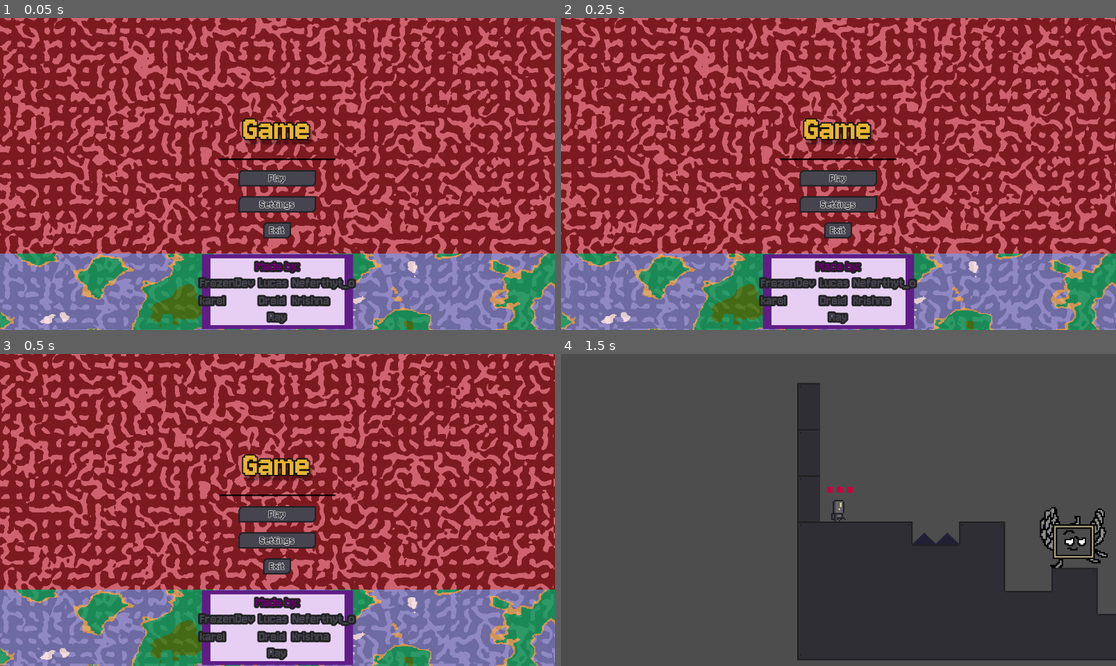
Above: before the commit, frames 1-4 (two rows, left to right).
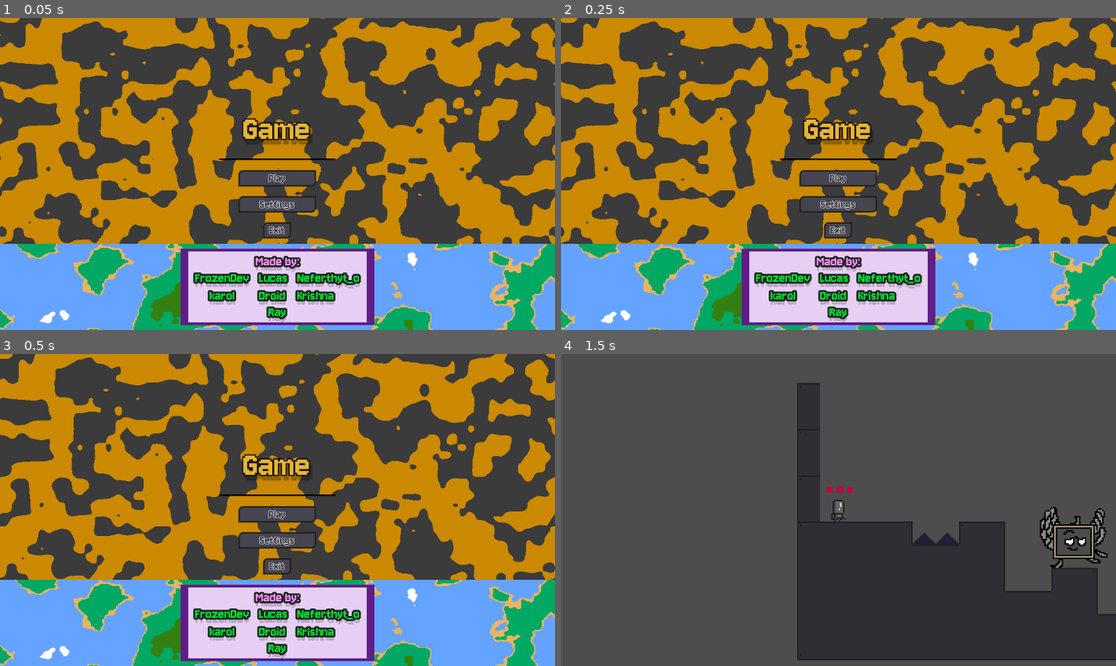
Above: after the commit, the same moments.

Repository: Dev-Karol1111/GMTK-2025
Game: Godot game, scene res://ui/menu/main_menu.tscn
Two runs of this game, one before a commit and one after it. Both use one fixed random seed, a clock stepped at 60 frames per second and the inputs below. The engine's default icon, where the game draws it, is replaced by a stand-in: a white triangle on a blue panel in a dark square.
Inputs (mouse positions are in pixels of both pictures, inside the frame that each line leads up to):
- Up to frame 1 (0.05 s): no input
- Up to frame 2 (0.25 s): no input
- Up to frame 3 (0.5 s): no input
- Up to frame 4 (1.5 s): click "Play" at 0.5 s; tap Enter at 1.25 s; move the mouse to (960, 494) at 1.27 s; hold D (move_right) from 1.28 s (still down); tap Shift (dash) at 1.35 s

The runs differ from the first frame. In frame 1, 95% of the frame differs, in the area x 0-100%, y 0-100%; in frame 2, 95%; in frame 3, 95%; in frame 4, nothing differs.

Commit message:
menu fix wip

Diff:
--- a/ui/game_over.tscn
+++ b/ui/game_over.tscn
@@ -2,30 +2,27 @@
 
 [ext_resource type="Script" uid="uid://c7xmyggjaqljf" path="res://Scripts/game_over.gd" id="1_oo8kp"]
 
-[sub_resource type="Gradient" id="Gradient_u0541"]
+[sub_resource type="Gradient" id="Gradient_oo8kp"]
 interpolation_mode = 1
-offsets = PackedFloat32Array(0, 0.487654)
-colors = PackedColorArray(0.490715, 0.1024, 0.127591, 1, 0.809386, 0.391672, 0.438593, 1)
+offsets = PackedFloat32Array(0, 0.485714)
+colors = PackedColorArray(0.235294, 0.235294, 0.235294, 1, 0.793365, 0.540502, 1.54018e-06, 1)
 
-[sub_resource type="FastNoiseLite" id="FastNoiseLite_oo8kp"]
-noise_type = 3
+[sub_resource type="FastNoiseLite" id="FastNoiseLite_5eixk"]
+noise_type = 5
 seed = 1
-frequency = 0.0366
-offset = Vector3(-233.33, 0, 0)
-fractal_type = 2
-fractal_lacunarity = 1.0
-fractal_gain = 2.0
-fractal_weighted_strength = 0.5
+frequency = 0.0251
+fractal_octaves = 2
 
-[sub_resource type="NoiseTexture2D" id="NoiseTexture2D_oo8kp"]
+[sub_resource type="NoiseTexture2D" id="NoiseTexture2D_37pjl"]
 width = 1152
 height = 648
 generate_mipmaps = false
-color_ramp = SubResource("Gradient_u0541")
-noise = SubResource("FastNoiseLite_oo8kp")
+seamless = true
+color_ramp = SubResource("Gradient_oo8kp")
+noise = SubResource("FastNoiseLite_5eixk")
 
 [sub_resource type="AtlasTexture" id="AtlasTexture_j1fe5"]
-atlas = SubResource("NoiseTexture2D_oo8kp")
+atlas = SubResource("NoiseTexture2D_37pjl")
 
 [node name="Game Over" type="Control"]
 layout_mode = 3
@@ -36,21 +33,35 @@
 grow_vertical = 2
 script = ExtResource("1_oo8kp")
 
-[node name="TextureRect" type="TextureRect" parent="."]
-layout_mode = 0
-offset_right = 2293.0
-offset_bottom = 1338.0
+[node name="Parallax2D" type="Parallax2D" parent="."]
+repeat_size = Vector2(1152, 648)
+autoscroll = Vector2(-30, 0)
+repeat_times = 3
+
+[node name="TextureRect" type="TextureRect" parent="Parallax2D"]
+offset_right = 40.0
+offset_bottom = 40.0
 texture = SubResource("AtlasTexture_j1fe5")
 
-[node name="Label" type="Label" parent="."]
+[node name="VBoxContainer" type="VBoxContainer" parent="."]
 layout_mode = 1
-anchors_preset = 5
-anchor_left = 0.5
-anchor_right = 0.5
-offset_left = -106.5
-offset_right = 106.5
-offset_bottom = 103.0
+anchors_preset = 15
+anchor_right = 1.0
+anchor_bottom = 1.0
 grow_horizontal = 2
+grow_vertical = 2
+theme_override_constants/separation = 100
+
+[node name="MarginContainer2" type="MarginContainer" parent="VBoxContainer"]
+layout_mode = 2
+size_flags_vertical = 3
+theme_override_constants/margin_left = 100
+theme_override_constants/margin_top = 100
+theme_override_constants/margin_right = 100
+theme_override_constants/margin_bottom = 100
+
+[node name="Label" type="Label" parent="VBoxContainer/MarginContainer2"]
+layout_mode = 2
 theme_override_colors/font_color = Color(0.898039, 0.709804, 0.207843, 1)
 theme_override_colors/font_shadow_color = Color(0, 0, 0, 0.196078)
 theme_override_colors/font_outline_color = Color(0.0745098, 0.0470588, 0.00392157, 1)
@@ -60,23 +71,31 @@
 theme_override_constants/shadow_outline_size = 10
 theme_override_font_sizes/font_size = 75
 text = "Game Over"
+horizontal_alignment = 1
+vertical_alignment = 1
 
-[node name="HBoxContainer" type="HBoxContainer" parent="."]
-layout_mode = 0
-offset_left = 233.0
-offset_top = 445.0
-offset_right = 980.0
-offset_bottom = 582.0
+[node name="MarginContainer" type="MarginContainer" parent="VBoxContainer"]
+layout_mode = 2
+size_flags_vertical = 3
+theme_override_constants/margin_left = 100
+theme_override_constants/margin_top = 100
+theme_override_constants/margin_right = 100
+theme_override_constants/margin_bottom = 100
 
-[node name="Exit" type="Button" parent="HBoxContainer"]
+[node name="HBoxContainer" type="HBoxContainer" parent="VBoxContainer/MarginContainer"]
+layout_mode = 2
+theme_override_constants/separation = 300
+alignment = 1
+
+[node name="Exit" type="Button" parent="VBoxContainer/MarginContainer/HBoxContainer"]
 layout_mode = 2
 size_flags_horizontal = 3
 text = "EXIT"
 
-[node name="Back to menu" type="Button" parent="HBoxContainer"]
+[node name="Back to menu" type="Button" parent="VBoxContainer/MarginContainer/HBoxContainer"]
 layout_mode = 2
 size_flags_horizontal = 3
 text = "BACK TO MENU"
 
-[connection signal="pressed" from="HBoxContainer/Exit" to="." method="_on_exit_pressed"]
-[connection signal="pressed" from="HBoxContainer/Back to menu" to="." method="_on_back_to_menu_pressed"]
+[connection signal="pressed" from="VBoxContainer/MarginContainer/HBoxContainer/Exit" to="." method="_on_exit_pressed"]
+[connection signal="pressed" from="VBoxContainer/MarginContainer/HBoxContainer/Back to menu" to="." method="_on_back_to_menu_pressed"]
--- a/ui/menu/main_menu.tscn
+++ b/ui/menu/main_menu.tscn
@@ -4,23 +4,20 @@
 
 [sub_resource type="Gradient" id="Gradient_erv1k"]
 interpolation_mode = 1
-offsets = PackedFloat32Array(0, 0.487654)
-colors = PackedColorArray(0.490715, 0.1024, 0.127591, 1, 0.809386, 0.391672, 0.438593, 1)
+offsets = PackedFloat32Array(0, 0.485714)
+colors = PackedColorArray(0.235294, 0.235294, 0.235294, 1, 0.793365, 0.540502, 1.54018e-06, 1)
 
 [sub_resource type="FastNoiseLite" id="FastNoiseLite_28flt"]
-noise_type = 3
+noise_type = 5
 seed = 1
-frequency = 0.0366
-offset = Vector3(-233.33, 0, 0)
-fractal_type = 2
-fractal_lacunarity = 1.0
-fractal_gain = 2.0
-fractal_weighted_strength = 0.5
+frequency = 0.0251
+fractal_octaves = 2
 
 [sub_resource type="NoiseTexture2D" id="NoiseTexture2D_37pjl"]
 width = 1152
 height = 648
 generate_mipmaps = false
+seamless = true
 color_ramp = SubResource("Gradient_erv1k")
 noise = SubResource("FastNoiseLite_28flt")
 
@@ -30,7 +27,7 @@
 [sub_resource type="Gradient" id="Gradient_48xlc"]
 interpolation_mode = 1
 offsets = PackedFloat32Array(0, 0.18251, 0.48289, 0.524715, 0.942966)
-colors = PackedColorArray(0.207843, 0.501961, 0.0745098, 0.784314, 0, 0.658824, 0.392157, 0.784314, 0.905882, 0.709804, 0.384314, 0.784314, 0.396078, 0.639216, 1, 0.588235, 1, 1, 1, 0.784314)
+colors = PackedColorArray(0.207843, 0.501961, 0.0745098, 1, 0, 0.658824, 0.392157, 1, 0.905882, 0.709804, 0.384314, 1, 0.396078, 0.639216, 1, 1, 1, 1, 1, 1)
 
 [sub_resource type="FastNoiseLite" id="FastNoiseLite_1ehe0"]
 noise_type = 3
@@ -42,12 +39,13 @@
 
 [sub_resource type="Gradient" id="Gradient_n45e2"]
 interpolation_mode = 1
-offsets = PackedFloat32Array(0, 0.885932, 1)
-colors = PackedColorArray(0.905232, 0.812567, 0.956667, 1, 0.376471, 0.117647, 0.529412, 1, 0, 0, 0, 0)
+offsets = PackedFloat32Array(0, 0.924901)
+colors = PackedColorArray(0.905232, 0.812567, 0.956667, 1, 0.376471, 0.117647, 0.529412, 1)
 
 [sub_resource type="GradientTexture2D" id="GradientTexture2D_opfnp"]
 gradient = SubResource("Gradient_n45e2")
-width = 128
+width = 100
+height = 100
 fill = 2
 fill_from = Vector2(0.5, 0.5)
 fill_to = Vector2(0.5, 0)
@@ -72,7 +70,8 @@
 
 [node name="Parallax2D" type="Parallax2D" parent="CenterContainer"]
 repeat_size = Vector2(1152, 648)
-autoscroll = Vector2(-5, -10)
+autoscroll = Vector2(-30, 0)
+repeat_times = 3
 
 [node name="TextureRect" type="TextureRect" parent="CenterContainer/Parallax2D"]
 offset_right = 40.0
@@ -127,51 +126,70 @@
 layout_mode = 2
 texture = SubResource("NoiseTexture2D_ce3w2")
 
-[node name="TextureRect" type="TextureRect" parent="Control"]
-layout_mode = 2
-texture = SubResource("GradientTexture2D_opfnp")
-stretch_mode = 5
-
 [node name="MarginContainer" type="MarginContainer" parent="Control"]
 layout_mode = 2
+size_flags_horizontal = 4
 theme_override_constants/margin_top = 10
 theme_override_constants/margin_bottom = 10
 
-[node name="HBoxContainer" type="VBoxContainer" parent="Control/MarginContainer"]
+[node name="TextureRect" type="TextureRect" parent="Control/MarginContainer"]
 layout_mode = 2
+texture = SubResource("GradientTexture2D_opfnp")
+
+[node name="MarginContainer" type="MarginContainer" parent="Control/MarginContainer"]
+layout_mode = 2
+theme_override_constants/margin_left = 30
+theme_override_constants/margin_top = 10
+theme_override_constants/margin_right = 30
+theme_override_constants/margin_bottom = 10
+
+[node name="HBoxContainer" type="VBoxContainer" parent="Control/MarginContainer/MarginContainer"]
+layout_mode = 2
+size_flags_horizontal = 4
 theme_override_constants/separation = 0
 alignment = 1
 
-[node name="Label" type="Label" parent="Control/MarginContainer/HBoxContainer"]
+[node name="Label" type="Label" parent="Control/MarginContainer/MarginContainer/HBoxContainer"]
 layout_mode = 2
 size_flags_horizontal = 4
-theme_override_colors/font_color = Color(0.408078, 0.000144055, 0.421026, 1)
+theme_override_colors/font_color = Color(0.995739, 0.567824, 1, 1)
+theme_override_constants/shadow_offset_y = 10
 theme_override_font_sizes/font_size = 30
 text = "Made by:"
 horizontal_alignment = 1
 
-[node name="VBoxContainer" type="HBoxContainer" parent="Control/MarginContainer/HBoxContainer"]
+[node name="VBoxContainer" type="HBoxContainer" parent="Control/MarginContainer/MarginContainer/HBoxContainer"]
 layout_mode = 2
-theme_override_constants/separation = 10
+theme_override_constants/separation = 20
 alignment = 1
 
-[node name="Label2" type="Label" parent="Control/MarginContainer/HBoxContainer/VBoxContainer"]
+[node name="Label2" type="Label" parent="Control/MarginContainer/MarginContainer/HBoxContainer/VBoxContainer"]
 layout_mode = 2
+theme_override_colors/font_color = Color(0, 0.900582, 0.190518, 1)
+theme_override_constants/shadow_offset_y = 10
 text = "FrozenDev
 karol"
+horizontal_alignment = 1
+vertical_alignment = 1
 
-[node name="Label3" type="Label" parent="Control/MarginContainer/HBoxContainer/VBoxContainer"]
+[node name="Label3" type="Label" parent="Control/MarginContainer/MarginContainer/HBoxContainer/VBoxContainer"]
 layout_mode = 2
+theme_override_colors/font_color = Color(0, 0.898039, 0.192157, 1)
+theme_override_constants/shadow_offset_y = 10
 text = "Lucas
 Droid"
 
-[node name="Label4" type="Label" parent="Control/MarginContainer/HBoxContainer/VBoxContainer"]
+[node name="Label4" type="Label" parent="Control/MarginContainer/MarginContainer/HBoxContainer/VBoxContainer"]
 layout_mode = 2
+theme_override_colors/font_color = Color(0, 0.898039, 0.192157, 1)
+theme_override_constants/shadow_offset_y = 10
 text = "Neferthyt_o
 Krishna"
 
-[node name="Label4" type="Label" parent="Control/MarginContainer/HBoxContainer"]
+[node name="Label4" type="Label" parent="Control/MarginContainer/MarginContainer/HBoxContainer"]
 layout_mode = 2
+theme_override_colors/font_color = Color(0, 0.898039, 0.192157, 1)
+theme_override_constants/shadow_offset_y = 10
 text = "Ray"
 horizontal_alignment = 1
 
